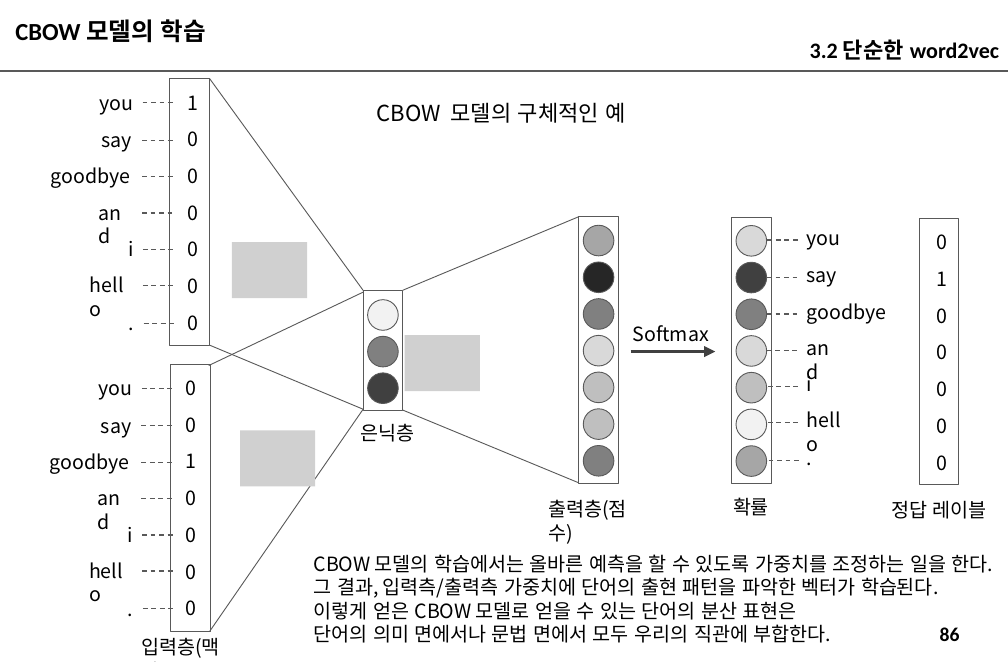
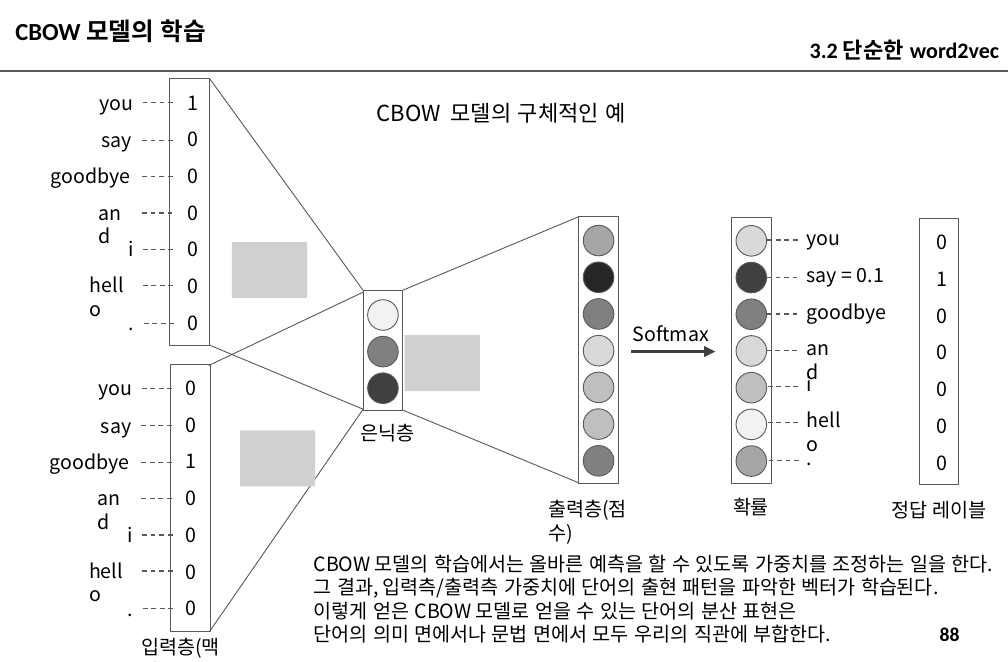
Before and after one commit to imguru-mooc/nlp_week, a slide deck: slide 88 of 인공지능_자연어처리_2_판서.pptx (slide 86 before the commit). Drawn at 1008x662 pixels with LibreOffice and Linux fonts; fonts in the diff are those of the drawing; grey boxes stand for pictures. Boxes give left, top, right and bottom in pixels: in the first picture for what was removed or moved away, otherwise in the second. Text is boxed around its words. In the diff, an @@ line names an element or a change of style, - is before the commit and + after.

```diff
--- a/인공지능_자연어처리_2_판서.pptx
+++ b/인공지능_자연어처리_2_판서.pptx
@@ text at (807, 268, 884, 287): text changed @@
-say
+say = 0.1
@@ page number at (940, 627, 960, 641): text changed @@
-86
+88
```
Also in this commit, not shown: 19 other slides changed, 10 slides added.
